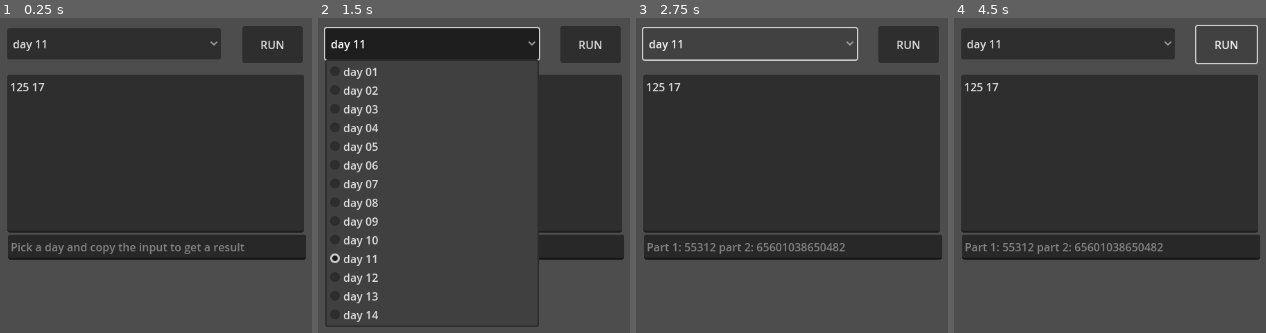
Above: before the commit, frames 1-4 (left to right).
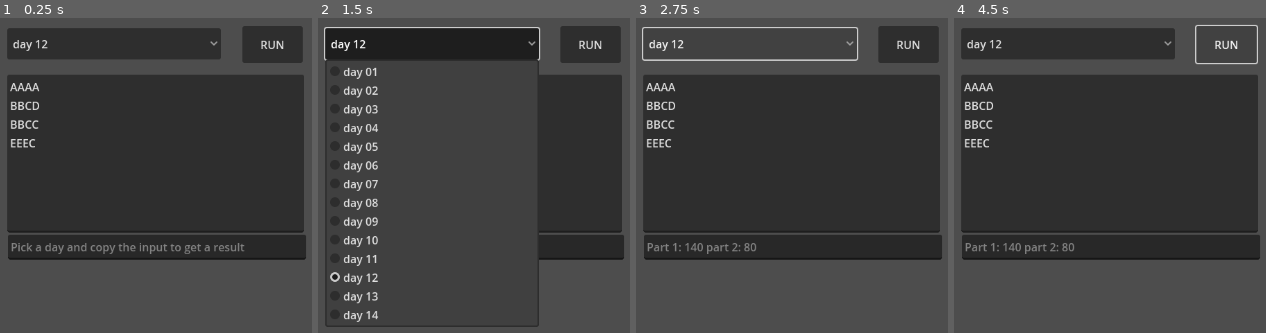
Above: after the commit, the same moments.

Repository: jacopofar/advent2024-godot
Game: Godot game, scene res://day_selector.tscn
The game is run twice, just before and just after one commit, with the same random seed, the same clock (stepped at 60 frames per second) and the same inputs.
Inputs:
- Up to frame 1 (0.25 s): no input
- Up to frame 2 (1.5 s): click "RUN" at 0.5 s; click "day 11" (after the commit: "day 12") at 1.25 s
- Up to frame 3 (2.75 s): click "day 11" (after the commit: "day 12") at 2 s
- Up to frame 4 (4.5 s): click "RUN" at 2.75 s; click "day 11" (after the commit: "day 12") at 3.5 s; click "RUN" at 4.25 s

The runs differ from the first frame. In frame 1, 0.7% of the frame differs, in the area x 3-16%, y 6-42%; in frame 2, 0.2%; in frame 3, 1.4%, in the area x 3-67%, y 6-75%; in frame 4, 1.4%.

Commit message:
Add day 12

Diff:
--- /dev/null
+++ b/day12.tscn
@@ -0,0 +1,6 @@
+[gd_scene load_steps=2 format=3 uid="uid://bl660ly5kq7i0"]
+
+[ext_resource type="Script" uid="uid://dcgvlurs4jmko" path="res://day_12.gd" id="1_jfhxm"]
+
+[node name="Day12" type="Node2D"]
+script = ExtResource("1_jfhxm")
--- /dev/null
+++ b/day_12.gd
@@ -0,0 +1,89 @@
+extends Node2D
+
+func expand_to_region(garden: Dictionary[Vector2i, String], start: Vector2i) -> Dictionary[Vector2i, int]:
+	var ret: Dictionary[Vector2i, int] = {start: 1}
+	var border: Dictionary[Vector2i, int] = {start: 1}
+	while len(border) > 0:
+		var new_border: Dictionary[Vector2i, int] = {}
+		for c in border.keys():
+			for dir in [Vector2i(1, 0), Vector2i(-1, 0), Vector2i(0, 1), Vector2i(0, -1)]:
+				var candidate = c + dir
+				# same plant type, or even non existant?
+				if garden.get(candidate) != garden[c]:
+					continue
+				# already explored
+				if ret.has(candidate):
+					continue
+				# valid
+				ret[candidate] = 1
+				new_border[candidate] = 1
+		border = new_border
+	return ret
+
+func get_region(labeled: Dictionary[Vector2i, int], idx: int) -> Dictionary[Vector2i, int]:
+	var ret: Dictionary[Vector2i, int] = {}
+	for k in labeled.keys():
+		if labeled[k] == idx:
+			ret[k] = 1
+	return ret
+
+func get_perimeter(single_region: Dictionary[Vector2i, int]) -> int:
+	var ret = 0
+	for c in single_region.keys():
+		# basically every side of a cell that s not touching another cell of this region
+		# contributes 1 to the primeter
+		for dir in [Vector2i(1, 0), Vector2i(-1, 0), Vector2i(0, 1), Vector2i(0, -1)]:
+			if not single_region.has(c + dir):
+				ret += 1
+	return ret
+
+func get_topo_perimeter(single_region: Dictionary[Vector2i, int]) -> int:
+	# basically counts the corners, not the sides
+	var ret = 0
+	for c in single_region.keys():
+		# imagine being in a cell and looking in this direction, is it empty and there's also empty on your left?
+		# then the cell corner between the front and the left is a shape corner
+		# left or right does not matter, as long as it's always the same to avoid double counting
+		for dir in [Vector2i(1, 0), Vector2i(-1, 0), Vector2i(0, 1), Vector2i(0, -1)]:
+			var left_dir = Vector2i(-dir.y, dir.x)
+			# is it empty in front of me?
+			var empty_front = (not single_region.has(c + dir))
+			# is it empty on my left?
+			var empty_left = (not single_region.has(c + left_dir))
+			# what about the diagonal?
+			var empty_diag = (not single_region.has(c + left_dir + dir))
+			# a shape corner is when front and left are identical and opposite to the diagonal
+			# note there's a special case when the diagonal is full but the sids ar empty, the shape is "pinching" itself
+			if empty_front == empty_left and (empty_diag or empty_front):
+				ret += 1
+	return ret
+
+
+func label_regions(garden: Dictionary[Vector2i, String]) -> Dictionary[Vector2i, int]:
+	var ret: Dictionary[Vector2i, int] = {}
+	var idx = 0
+	for candidate_region in garden.keys():
+		if ret.has(candidate_region):
+			continue
+		var new_region = expand_to_region(garden, candidate_region)
+		for nr in new_region.keys():
+			ret[nr] = idx
+		idx += 1
+	return ret
+
+func solve(input: String) -> void:
+	var garden: Dictionary[Vector2i, String] = {}
+	var rows = input.split("\n", false)
+
+	for ri in range(len(rows)):
+		for ci in range(len(rows[0])):
+			garden[Vector2i(ri, ci)] = rows[ri][ci]
+	var labeled = label_regions(garden)
+	var tot1 = 0
+	var tot2 = 0
+	for idx in range(labeled.values().max() + 1):
+		var this_region = get_region(labeled, idx)
+		tot1 += get_perimeter(this_region) * this_region.size()
+		tot2 += get_topo_perimeter(this_region) * this_region.size()
+
+	get_parent().set_solution("Part 1: {0} part 2: {1}".format([tot1, tot2]))
--- a/day_selector.tscn
+++ b/day_selector.tscn
@@ -10,7 +10,11 @@
 offset_top = 89.0
 offset_right = 512.0
 offset_bottom = 317.0
-text = "125 17"
+text = "AAAA
+BBCD
+BBCC
+EEEC
+"
 placeholder_text = "got a problem?"
 
 [node name="DaySelector" type="OptionButton" parent="."]
@@ -18,7 +22,7 @@
 offset_top = 22.0
 offset_right = 392.0
 offset_bottom = 67.0
-selected = 10
+selected = 11
 item_count = 14
 popup/item_0/text = "day 01"
 popup/item_0/id = 0
Not shown, added: day_12.gd.uid
Not shown, changed: README.md
